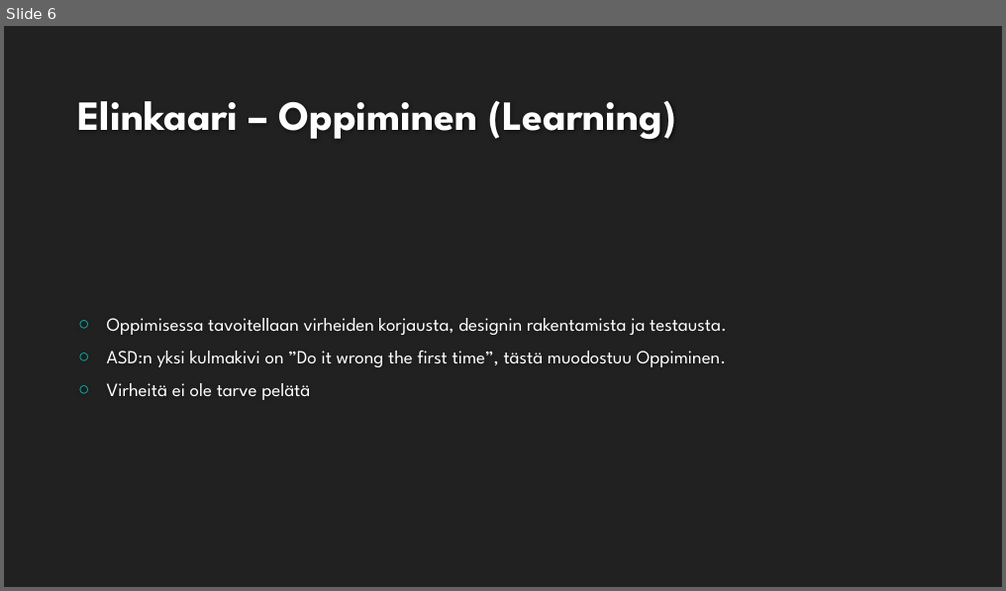
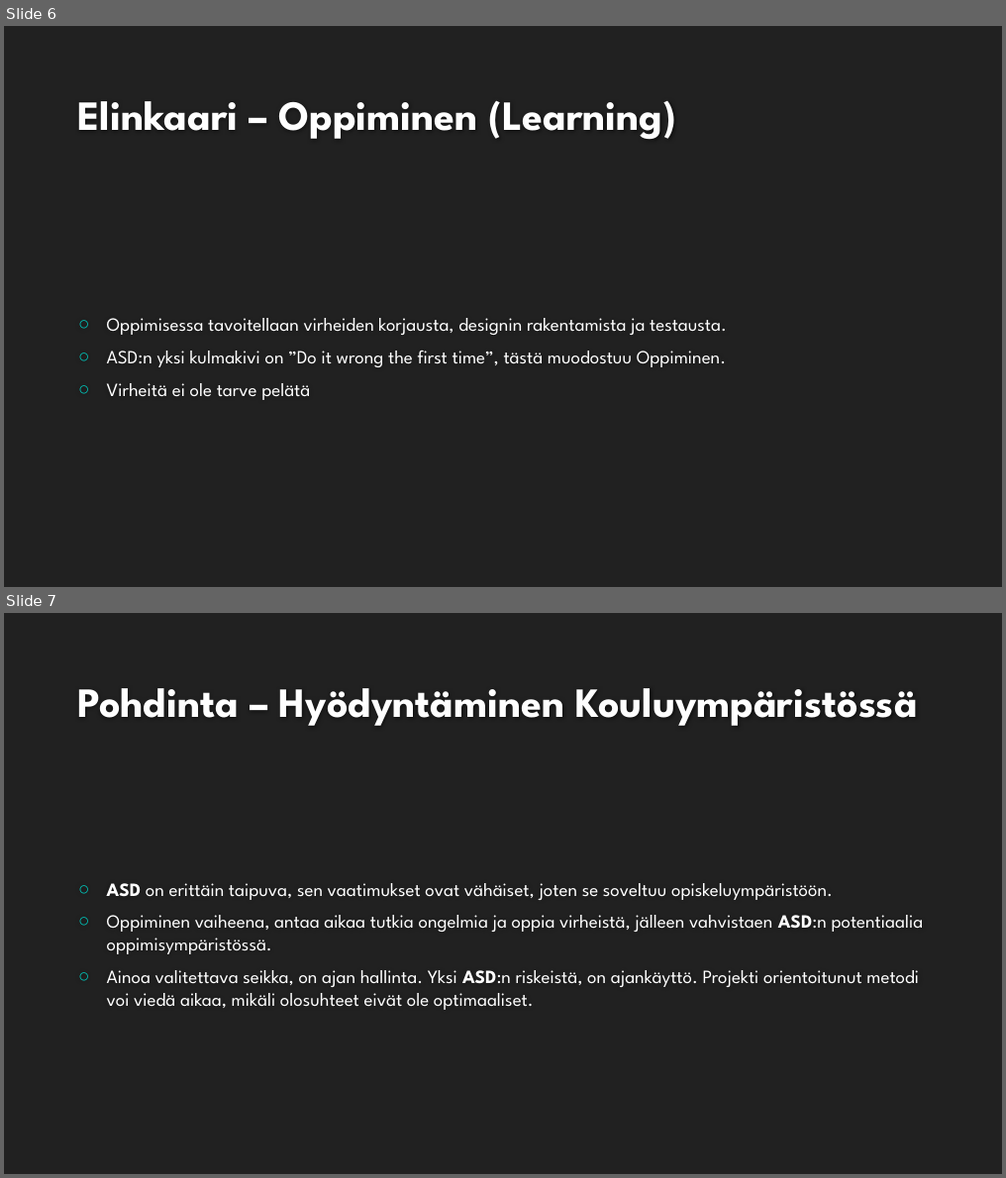
Before and after one commit to Novahot/novapalautukset, a slide deck: ASD/AdaptiveSoftwareDevelopment.pptx. Shown one above the other, each under a label of ours: slide 6 before the commit, slides 6 and 7 after it. The pictures are 1006x591 and 1006x1178 pixels, drawn with LibreOffice and Linux fonts; fonts in the diff are those of the drawing; background and template pictures are left out. Boxes give left, top, right and bottom in pixels: in the first picture for what was removed or moved away, otherwise in the second. Text is boxed around its words. In the diff, an @@ line names an element or a change of style, - is before the commit and + after.

```diff
--- a/ASD/AdaptiveSoftwareDevelopment.pptx
+++ b/ASD/AdaptiveSoftwareDevelopment.pptx
@@ slide 7 added at (4, 613, 1002, 1174), background #212121 @@
@@ title added at (78, 688, 917, 726), 40 pt, text #FEFEFE, bold @@
+Pohdinta – Hyödyntäminen Kouluympäristössä
@@ text added at (107, 883, 924, 1010), 18 pt, text #FFFFFF @@
+○ ASD on erittäin taipuva, sen vaatimukset ovat vähäiset, joten se soveltuu opiskeluympäristöön.
+○ Oppiminen vaiheena, antaa aikaa tutkia ongelmia ja oppia virheistä, jälleen vahvistaen ASD:n potentiaalia oppimisympäristössä.
+○ Ainoa valitettava seikka, on ajan hallinta. Yksi ASD:n riskeistä, on ajankäyttö. Projekti orientoitunut metodi voi viedä aikaa, mikäli olosuhteet eivät ole optimaaliset.
```
Also in this commit, not shown: 1 other slide added, 1 other file.
